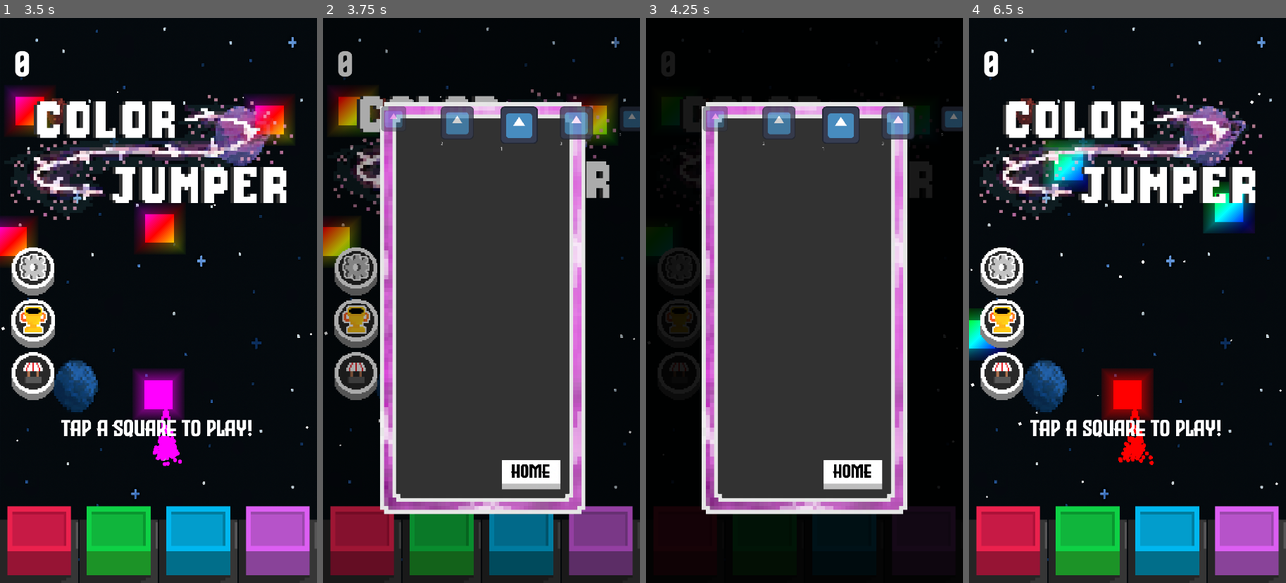
Above: before the commit, frames 1-4 (left to right).
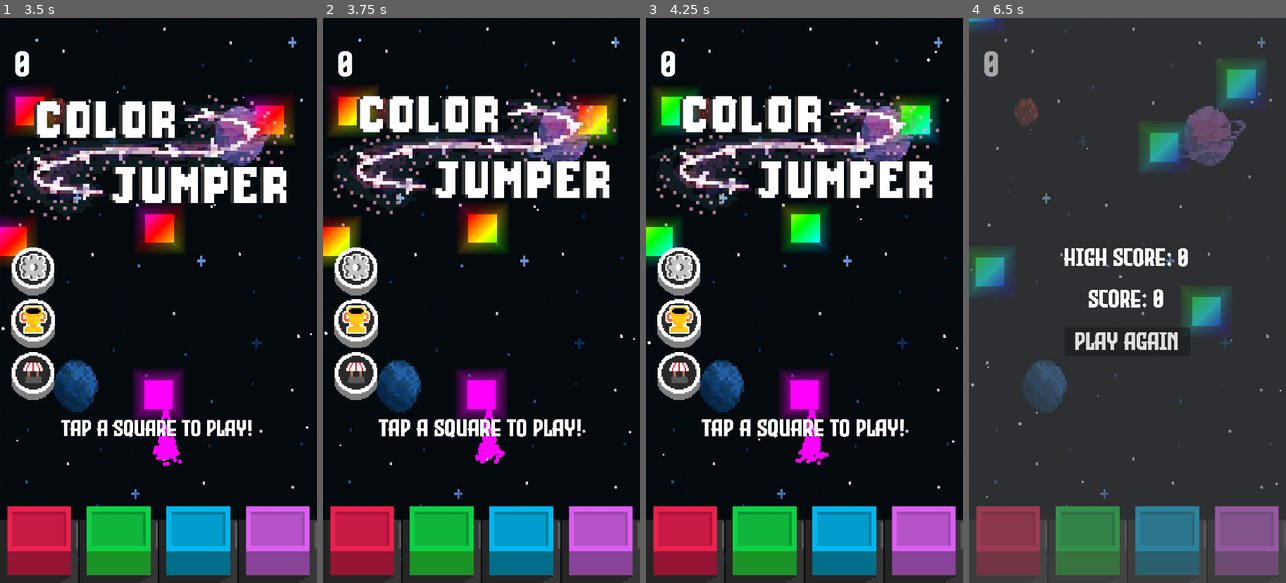
Above: after the commit, the same moments.

Repository: Xavier-Royer/Color-Jumper
Game: Godot game, scene res://Main.tscn
Same seed, same stepped clock (60 frames per second), same inputs: the game is played once before the commit and once after it. The engine's default icon, where the game draws it, is replaced by a stand-in: a white triangle on a blue panel in a dark square.
Inputs (mouse positions are in pixels of both pictures, inside the frame that each line leads up to):
- Up to frame 1 (3.5 s): click (38, 543) at 0.5 s; click (117, 543) at 1.25 s; click (199, 543) at 2 s; click (278, 543) at 2.75 s
- Up to frame 2 (3.75 s): click (354, 373) at 3.5 s
- Up to frame 3 (4.25 s): no input
- Up to frame 4 (6.5 s): click (1175, 475) at 4.27 s; click (1127, 340) at 5 s, where only the run after the commit has a clickable "Play Again"; click (1127, 340) at 5.75 s, where only the run before the commit has a clickable "Play Again"

Frame 1 is identical in both runs. In frame 2, 61% of the frame differs, in the area x 0-100%, y 1-99%; in frame 3, 67%; in frame 4, 94%, in the area x 0-100%, y 0-100%.
Error after the commit: Invalid assignment of property or key 'visible' with value of type 'bool' on a base object of type 'null instance'. (res://screen_manager.gd:36)

Commit message:
added rainbow background

Diff:
--- a/Main.tscn
+++ b/Main.tscn
@@ -33,6 +33,7 @@
 [ext_resource type="Texture2D" uid="uid://fs6kbkv5tjam" path="res://textures/shop.png" id="22_40n85"]
 [ext_resource type="Texture2D" uid="uid://dcglq86o48wui" path="res://textures/shop_pressed.png" id="23_gb15f"]
 [ext_resource type="Texture2D" uid="uid://bu1035dk1g7wk" path="res://textures/playerskins/spaceship.png" id="29_5mvff"]
+[ext_resource type="Script" uid="uid://dr5w573nvvrov" path="res://rainbow_screen_over_lay.gd" id="30_o7g6l"]
 [ext_resource type="Texture2D" uid="uid://cuejerl8xogne" path="res://RainbowColorGradient.tres" id="34_sph85"]
 
 [sub_resource type="ParticleProcessMaterial" id="ParticleProcessMaterial_fos0i"]
@@ -61,6 +62,88 @@
 [sub_resource type="LabelSettings" id="LabelSettings_5tuhn"]
 font = ExtResource("4_sc1dx")
 font_size = 79
+
+[sub_resource type="Shader" id="Shader_vi5kq"]
+code = "shader_type canvas_item;
+uniform bool rainbow;
+uniform float speed;
+
+
+vec3 hsv2rgb(vec3 c) {
+    vec4 K = vec4(1.0, 2.0/3.0, 1.0/3.0, 3.0);
+    vec3 p = abs(fract(c.xxx + K.xyz) * 6.0 - K.www);
+    return c.z * mix(K.xxx, clamp(p - K.xxx, 0.0, 1.0), c.y);
+}
+
+vec3 getColor(int i) {
+    float hue = float(i) / 100.0;
+    return hsv2rgb(vec3(hue, 1.0, 1.0));
+}
+
+void vertex() {
+	// Called for every vertex the material is visible on.
+}
+
+void fragment() {
+	if (true){
+		vec4 input_color = texture(TEXTURE,UV);
+		float xPos = 2.0*abs(0.5-UV.x);
+		float yPos = 2.0*abs(0.5-UV.y);
+
+		//for circluar shader
+		//float radius = pow(pow(xPos,2.0) + pow(yPos,2.0),0.5);
+		//float alpha = 1.0-(radius/1.1);
+		//COLOR.a = alpha;
+
+		//for square shader
+		float squareRadius = max(xPos,yPos);
+		float alpha = 1.0-(squareRadius/1.1); //1.0-(squareRadius/1.5);
+		alpha += sin(TIME*10.0)/40.0;
+
+		if (rainbow) {
+			//old rainbow code
+			COLOR = vec4(  max(UV.y * ((sin(TIME*2.0)+2.5)/2.5),0.3)   , max(((UV.x)/2.0) * ((sin(TIME*2.0 +(PI/2.0))+2.5)/2.5),0.35)  ,  max((UV.x+UV.y)/2.0 * ((sin(TIME*2.0 +(PI/4.0))+2.5)/2.5),0.6),  COLOR.a);
+			alpha -=0.1;
+
+			//float xValue = 1.0 - max(xPos,yPos);
+			//xValue = UV.x+UV.y;
+			//float offset;
+			//
+			//offset = mod(TIME/0.5,4);
+			//xValue = xValue + offset;
+			//int index = int(floor(xValue*25.0));
+			////index =10;
+			//COLOR.r = getColor(index).x;
+			//COLOR.g = getColor(index).y;
+			//COLOR.b = getColor(index).z;
+		} else {
+			//COLOR = vec4(input_color.r,input_color.g,input_color.b,alpha);
+		}
+
+
+
+
+
+}
+
+
+
+
+	//COLOR = vec4(input_color.r,input_color.g,input_color.b,alpha);
+
+	//COLOR = vec4(squareRadius, 0.0, 0.0,1.0); // Shows UV gradient from red (X) and green (Y)
+}
+
+//void light() {
+//	// Called for every pixel for every light affecting the CanvasItem.
+//	// Uncomment to replace the default light processing function with this one.
+//}
+"
+
+[sub_resource type="ShaderMaterial" id="ShaderMaterial_sph85"]
+shader = SubResource("Shader_vi5kq")
+shader_parameter/rainbow = true
+shader_parameter/speed = 3.0
 
 [sub_resource type="ParticleProcessMaterial" id="ParticleProcessMaterial_bg4s2"]
 particle_flag_disable_z = true
@@ -670,17 +753,23 @@
 fill_mode = 2
 texture_progress = ExtResource("20_bg4s2")
 
-[node name="ScreenBG" type="ColorRect" parent="ScreenManager/GameScreen/UI"]
+[node name="RainbowScreenOverLay" type="ColorRect" parent="ScreenManager/GameScreen/UI"]
 visible = false
-modulate = Color(1, 1, 1, 0)
-z_index = 100
+modulate = Color(1, 1, 1, 0.588235)
+z_index = -100
+material = SubResource("ShaderMaterial_sph85")
 layout_mode = 1
 anchors_preset = 15
 anchor_right = 1.0
 anchor_bottom = 1.0
 grow_horizontal = 2
 grow_vertical = 2
-color = Color(0, 0, 0, 1)
+mouse_filter = 1
+color = Color(0.864675, 0.864675, 0.864675, 1)
+script = ExtResource("30_o7g6l")
+
+[node name="RainbowFade" type="Timer" parent="ScreenManager/GameScreen/UI/RainbowScreenOverLay"]
+wait_time = 4.5
 
 [node name="RainbowParticles" type="GPUParticles2D" parent="ScreenManager/GameScreen/UI"]
 position = Vector2(1073, -10)
@@ -817,6 +906,7 @@
 [connection signal="pressed" from="ScreenManager/GameScreen/UI/Shop" to="ScreenManager" method="_on_shop_pressed"]
 [connection signal="pressed" from="ScreenManager/GameScreen/UI/Settings" to="ScreenManager" method="_on_settings_pressed"]
 [connection signal="pressed" from="ScreenManager/GameScreen/UI/Leaderboard" to="ScreenManager" method="_on_leaderboard_pressed"]
+[connection signal="timeout" from="ScreenManager/GameScreen/UI/RainbowScreenOverLay/RainbowFade" to="ScreenManager/GameScreen/UI/RainbowScreenOverLay" method="_on_rainbow_fade_timeout"]
 [connection signal="screen_exited" from="ScreenManager/GameScreen/Objects/Player/VisibleOnScreenNotifier2D" to="ScreenManager/GameScreen/Objects/Player" method="_on_visible_on_screen_notifier_2d_screen_exited"]
 [connection signal="finished" from="ScreenManager/GameScreen/Objects/Player/GPUParticles2D" to="ScreenManager/GameScreen/Objects/Player" method="_on_gpu_particles_2d_finished"]
 [connection signal="timeout" from="ScreenManager/GameScreen/SpawnTimer" to="ScreenManager/GameScreen" method="_on_spawn_timer_timeout"]
--- a/game_screen.gd
+++ b/game_screen.gd
@@ -65,8 +65,9 @@
 #rainbowFlashAnimationVariables
 var flashCount =0
 var pastColor = Color()
-var rainbowTweenBar
-var rainbowTweenParticles
+
+var oldRainbowTweenBar
+var oldRainbowTweenParticles
 
 
 func _ready() -> void:
@@ -86,8 +87,8 @@
 	tween2.tween_property($UI/Logo, "position:y", $UI/Logo.position.y + 50, 1).set_trans(Tween.TRANS_QUAD).set_ease(Tween.EASE_IN_OUT)
 	tween2.tween_property($UI/Logo, "position:y", $UI/Logo.position.y, 1).set_trans(Tween.TRANS_QUAD).set_ease(Tween.EASE_IN_OUT)
 
-	rainbowTweenBar = create_tween()
-	rainbowTweenParticles = create_tween()
+	#rainbowTweenBar = create_tween()
+	#rainbowTweenParticles = create_tween()
 
 	loadGame()
 
@@ -209,6 +210,8 @@
 	direction = Vector2(0,0)
 	#make rainbow happen
 	if currentBlock.get_collision_layer_value(10) :
+		$UI/RainbowScreenOverLay.rainbowStart()
+
 		$RainbowTimer.start()
 		$Objects/Player/ColorRect.material.set_shader_parameter("rainbow",true)
 		changeColor("RAINBOW")
@@ -217,12 +220,15 @@
 		$UI/RainBowBar.value = 100
 		$UI/RainbowParticles.position =  $UI/RainBowBar.position + Vector2(984,-40)
 
-		if rainbowTweenBar.is_running:
-			rainbowTweenBar.stop()
-			rainbowTweenParticles.stop()
-
-		rainbowTweenBar = create_tween()
-		rainbowTweenParticles = create_tween()
+		#if rainbowTweenBar.is_running:
+			#rainbowTweenBar.stop()
+			#rainbowTweenParticles.stop()
+		if oldRainbowTweenParticles != null:
+			oldRainbowTweenBar.stop()
+			oldRainbowTweenParticles.stop()
+
+		var rainbowTweenBar = create_tween()
+		var rainbowTweenParticles = create_tween()
 		rainbowTweenParticles.connect("finished",hideRainbowParticles)
 
 
@@ -230,6 +236,9 @@
 		var endPosition = ( $UI/RainBowBar.position + Vector2(0, -40))
 		rainbowTweenParticles.tween_property($UI/RainbowParticles, "position", endPosition, 5)
 		rainbowTweenBar.tween_property($UI/RainBowBar, "value", 0,5)
+
+		oldRainbowTweenBar = rainbowTweenBar
+		oldRainbowTweenParticles = rainbowTweenParticles
 
 
 
@@ -240,6 +249,8 @@
 		$UI/RainbowParticles.hide()
 		rainbowOver = false
 		player.rainbowOff()
+
+		$UI/RainbowScreenOverLay.hide()
 		$Objects/Player/ColorRect.material.set_shader_parameter("rainbow",false)
 		changeColor(currentBlock.blockColor)
 
@@ -517,10 +528,12 @@
 	#start flash animation bc rainbow is starting to wear off
 	if currentBlock != null:
 		player.rainbowOff()
+		$UI/RainbowScreenOverLay.hide()
 		changeColor(currentBlock.blockColor)
 		$Objects/Player/ColorRect.material.set_shader_parameter("rainbow",false)
 	else:
 		rainbowOver = true
+
 
 	#$FlashTimer.wait_time = 0.3
 	#$FlashTimer.start()
@@ -534,6 +547,7 @@
 	if flashCount > 10:
 		if currentBlock != null:
 			player.rainbowOff()
+			$UI/RainbowScreenOverLay.hide()
 			changeColor(currentBlock.blockColor)
 			$Objects/Player/ColorRect.material.set_shader_parameter("rainbow",false)
 		else:
@@ -547,11 +561,13 @@
 			$FlashTimer.wait_time = 0.1 #+ (flashCount*0.04)
 			player.modulate = pastColor
 			player.rainbowOff()
+			$UI/RainbowScreenOverLay.hide()
 		else:
 			player.rainbowOn()
 			$Objects/Player/ColorRect.material.set_shader_parameter("rainbow",true)
 			$FlashTimer.wait_time = 0.3 - (flashCount*0.02)
 			player.modulate = Color(1,1,1)
+			$UI/RainbowScreenOverLay.show()
 		flashCount += 1
 		$FlashTimer.start()
 
--- /dev/null
+++ b/rainbow_screen_over_lay.gd
@@ -0,0 +1,21 @@
+extends ColorRect
+var previousTween = null
+
+
+func rainbowStart():
+	self.modulate = Color(0,0,0,.5)
+	self.show()
+	$RainbowFade.start(4.5)
+
+
+
+func _on_rainbow_fade_timeout() -> void:
+	if previousTween != null:
+		previousTween.stop()
+	var currentTween = create_tween()
+	currentTween.set_ease(Tween.EASE_OUT)
+	currentTween.set_trans(Tween.TRANS_CIRC)
+
+	currentTween.tween_property(self, "modulate", Color(1,1,1,0) ,0.5)
+
+	previousTween = currentTween
Not shown: 1 places in Main.tscn that only renumber resources
Not shown, added: rainbow_screen_over_lay.gd.uid
